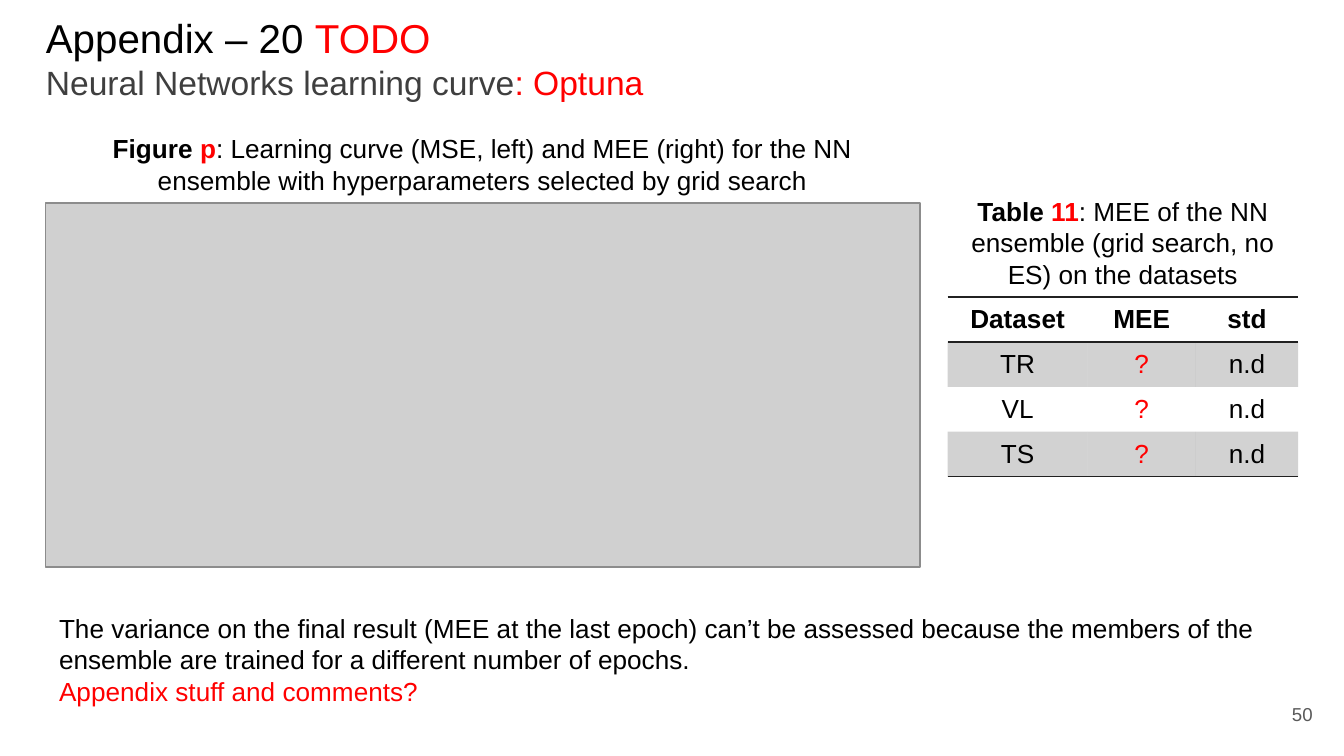
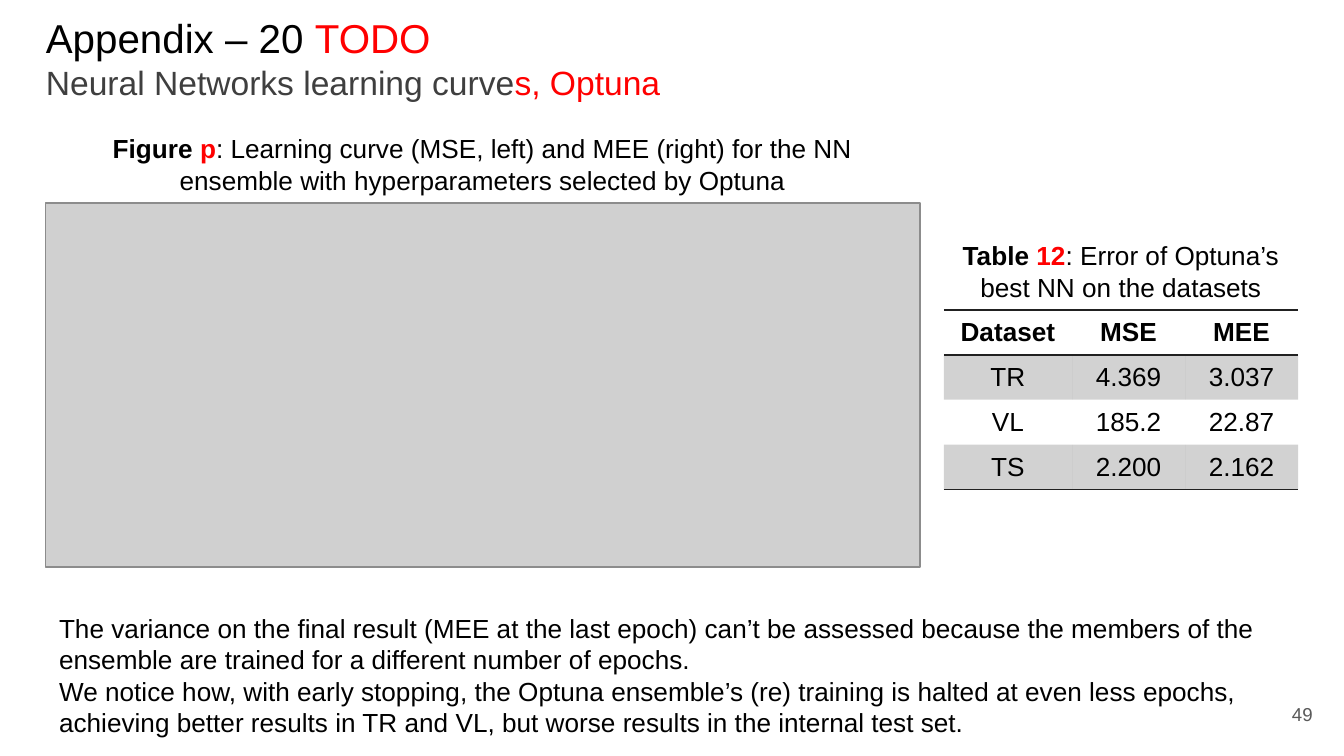
Before and after one commit to paolo-junior-mollica/machine-learning-project, a slide deck: slide 49 of relazione/Canduci_Marino_Mollica.pptx (slide 50 before the commit). Drawn at 1344x756 pixels with LibreOffice and Linux fonts; fonts in the diff are those of the drawing; grey boxes stand for pictures. Boxes give left, top, right and bottom in pixels: in the first picture for what was removed or moved away, otherwise in the second. Text is boxed around its words. In the diff, an @@ line names an element or a change of style, - is before the commit and + after.

Commit message:
Update report: added optuna plots & numbers, hyperparameters, discussion and others

```diff
--- a/relazione/Canduci_Marino_Mollica.pptx
+++ b/relazione/Canduci_Marino_Mollica.pptx
@@ title at bbox=[46, 23, 660, 101]: text changed @@
-Appendix – 20 TODO
-Neural Networks learning curve: Optuna
+Appendix – 20 TODO
+Neural Networks learning curves, Optuna
@@ text at bbox=[113, 139, 851, 196]: text changed @@
-Figure p: Learning curve (MSE, left) and MEE (right) for the NN ensemble with hyperparameters selected by grid search
+Figure p: Learning curve (MSE, left) and MEE (right) for the NN ensemble with hyperparameters selected by Optuna
@@ text at bbox=[963, 246, 1279, 298]: text changed @@
-Table 11: MEE of the NN ensemble (grid search, no ES) on the datasets
+Table 12: Error of Optuna’s best NN on the datasets
@@ table at bbox=[943, 310, 1298, 489] @@
-row 1, column 2: MEE
+row 1, column 2: MSE
-row 1, column 3: std
+row 1, column 3: MEE
-row 2, column 2: ?
+row 2, column 2: 4.369
-row 2, column 3: n.d
+row 2, column 3: 3.037
-row 3, column 2: ?
+row 3, column 2: 185.2
-row 3, column 3: n.d
+row 3, column 3: 22.87
-row 4, column 2: ?
+row 4, column 2: 2.200
-row 4, column 3: n.d
+row 4, column 3: 2.162
@@ table: place and size @@
-table at bbox=[948, 297, 1298, 476]
+table at bbox=[943, 310, 1298, 489]
@@ text at bbox=[59, 682, 1235, 738]: text changed; text colour #FF0000 to #000000 @@
-Appendix stuff and comments?
+We notice how, with early stopping, the Optuna ensemble’s (re) training is halted at even less epochs, achieving better results in TR and VL, but worse results in the internal test set.
@@ page number at bbox=[1292, 708, 1313, 721]: text changed @@
-50
+49
```
Also in this commit, not shown: 14 other slides changed, 1 slide added, 1 slide removed.
